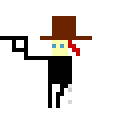
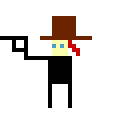
Two versions of the same layered image (128 × 128). Layer-by-layer changes:
renamed "Background copy#1" to "Background", painted on it over [56, 84, 72, 108]
